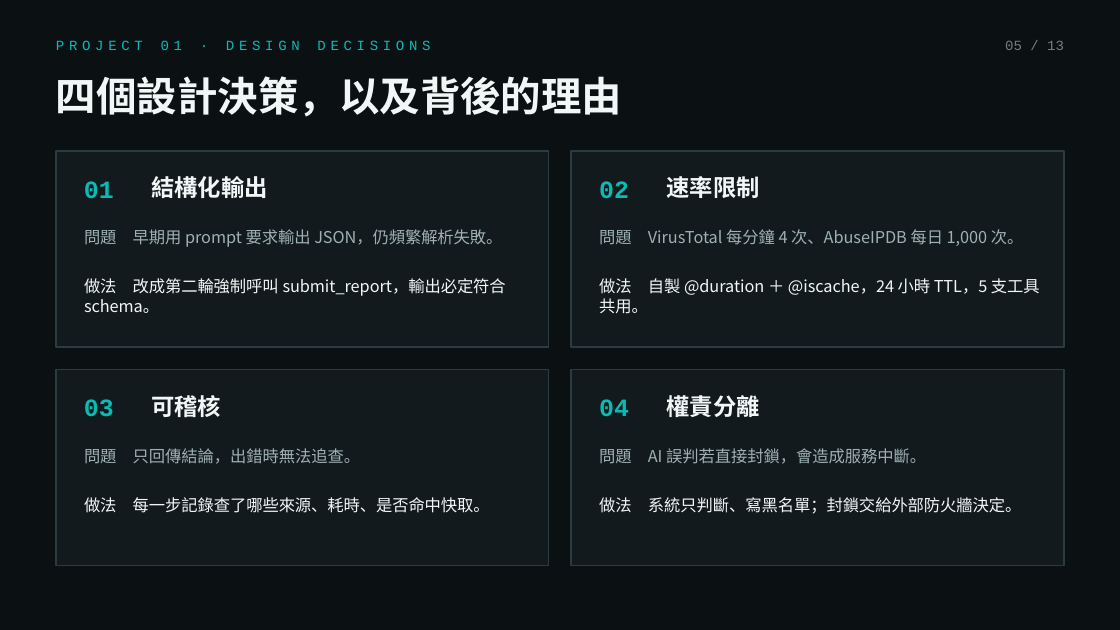
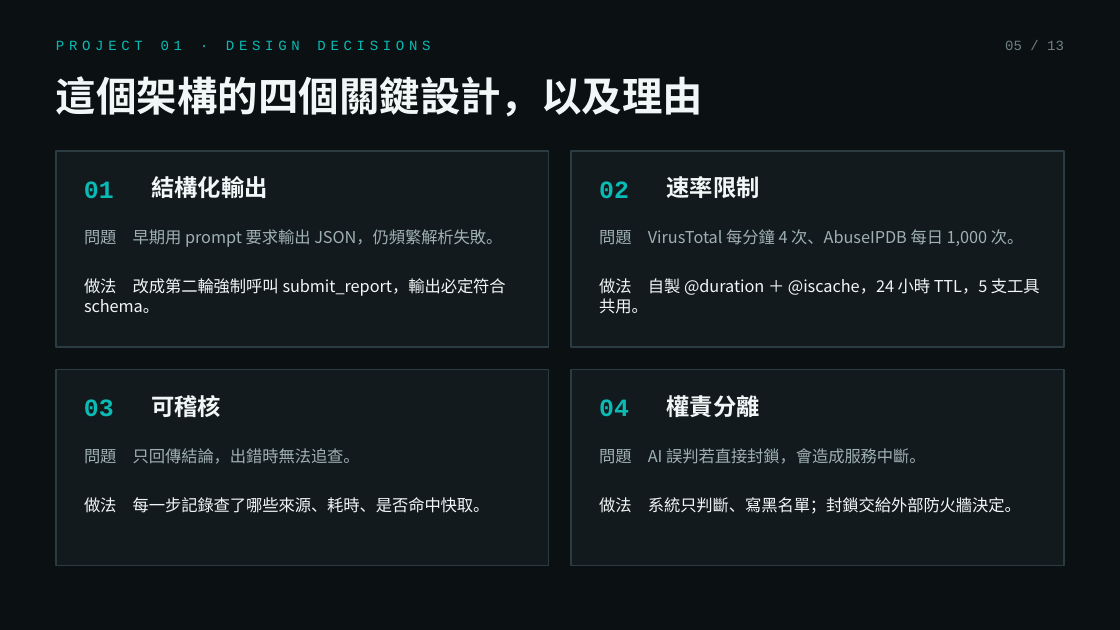
Before and after one commit to cbes502034/GateWeb, a slide deck: slide 5 of 邱冠文_關網AI應用工程師_面試簡報.pptx. Drawn at 1120x630 pixels with LibreOffice and Linux fonts; fonts in the diff are those of the drawing. Boxes give left, top, right and bottom in pixels: in the first picture for what was removed or moved away, otherwise in the second. Text is boxed around its words. In the diff, an @@ line names an element or a change of style, - is before the commit and + after.

```diff
--- a/邱冠文_關網AI應用工程師_面試簡報.pptx
+++ b/邱冠文_關網AI應用工程師_面試簡報.pptx
@@ text at (56, 76, 703, 117): text changed @@
-四個設計決策，以及背後的理由
+這個架構的四個關鍵設計，以及理由
```
Also in this commit, not shown: 2 other slides changed, 2 other files.
